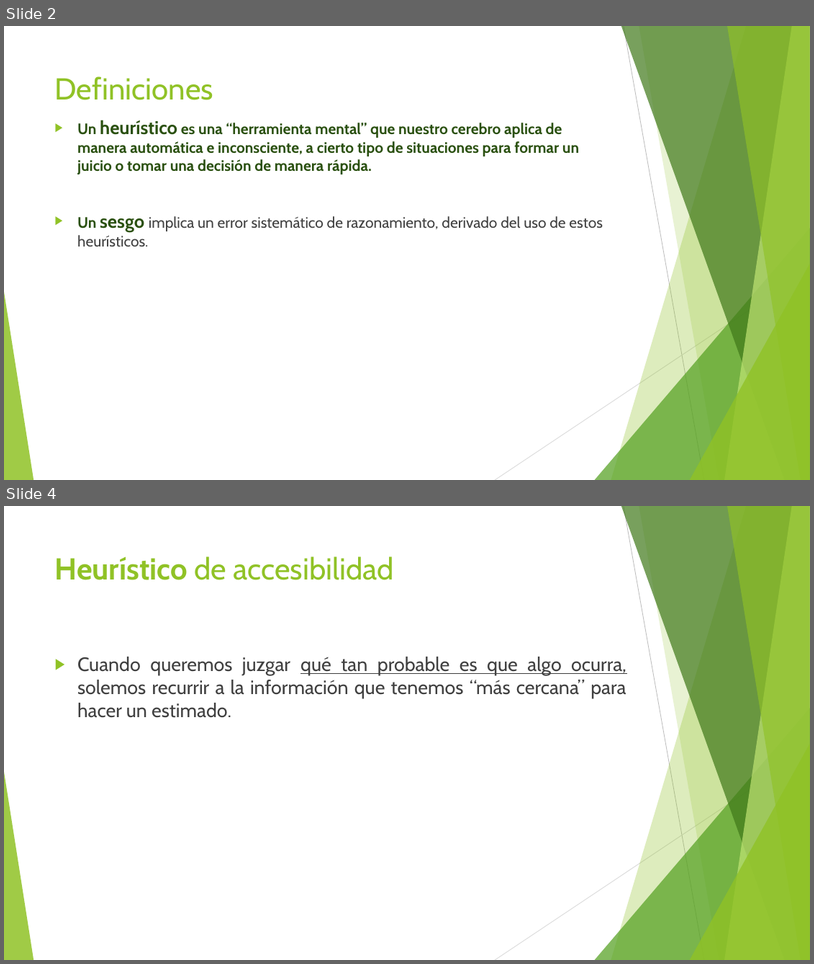
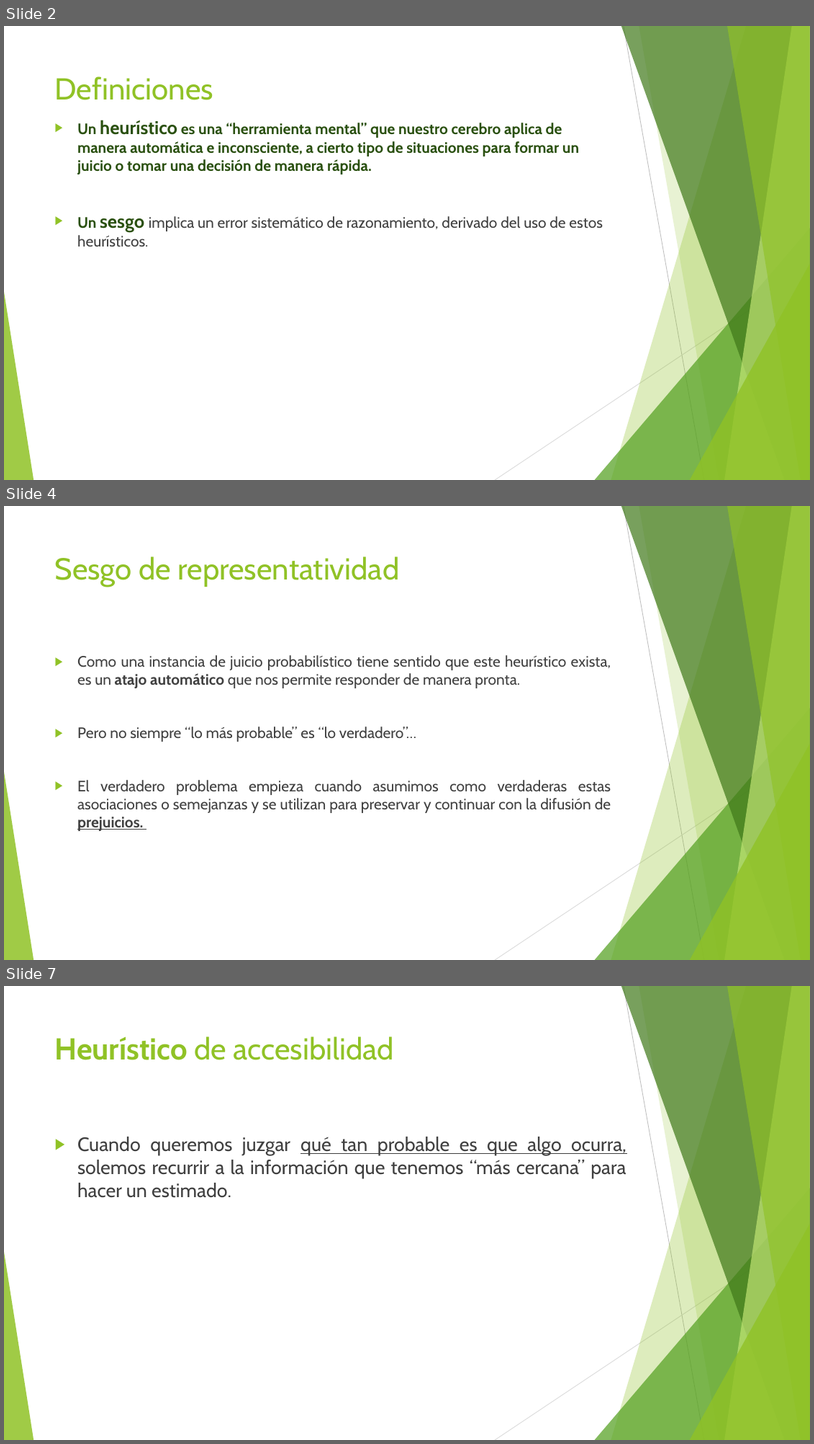
Before and after one commit to Adrifelcha/afchavez-019, a slide deck: JeanPiaget/Presentaciones/Bonus_Heuristios-Sesgos.pptx. Shown one above the other, each under a label of ours: slides 2 and 4 before the commit, slides 2, 4 and 7 after it; the slides between them are not shown. The pictures are 814x964 and 814x1444 pixels, drawn with LibreOffice and Linux fonts; fonts in the diff are those of the drawing. Boxes give left, top, right and bottom in pixels: in the first picture for what was removed or moved away, otherwise in the second. Text is boxed around its words. In the diff, an @@ line names an element or a change of style, - is before the commit and + after.

```diff
--- a/JeanPiaget/Presentaciones/Bonus_Heuristios-Sesgos.pptx
+++ b/JeanPiaget/Presentaciones/Bonus_Heuristios-Sesgos.pptx
@@ slide 4 added at bbox=[4, 506, 810, 960], background #FFFFFF; not listed: 10 template elements that a slide beside it also shows @@
@@ title added at bbox=[55, 556, 400, 587], 36 pt, text #90C226 @@
+Sesgo de representatividad
@@ text added at bbox=[77, 655, 611, 831], 18 pt, text #404040 @@
+▶ Como una instancia de juicio probabilístico tiene sentido que este heurístico exista, es un atajo automático que nos permite responder de manera pronta.
+▶ Pero no siempre “lo más probable” es “lo verdadero”…
+▶ El verdadero problema empieza cuando asumimos como verdaderas estas asociaciones o semejanzas y se utilizan para preservar y continuar con la difusión de prejuicios.
@@ what was slide 4 is now slide 7 @@
```
Also in this commit, not shown: 6 slides changed, 14 other slides added, 2 slides removed, 6 other files.
